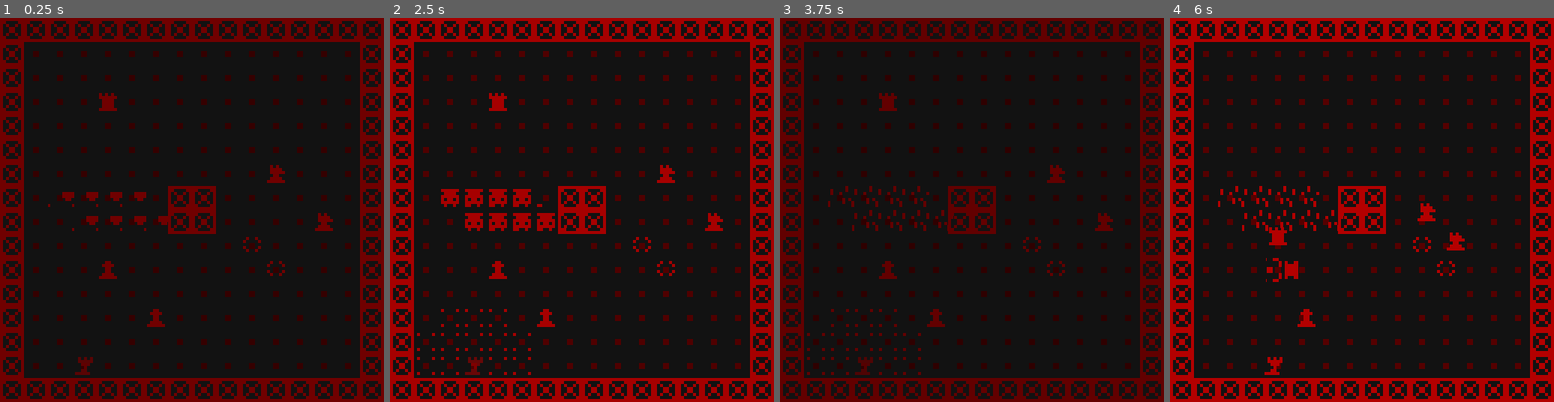
Above: before the commit, frames 1-4 (left to right).
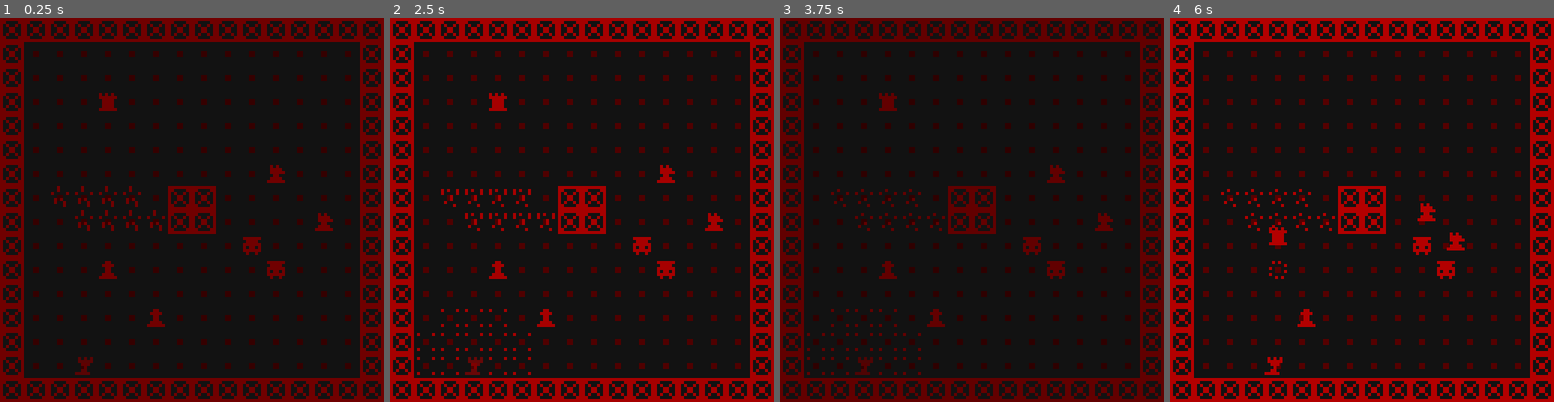
Above: after the commit, the same moments.

Repository: noponn8000/divine-edict
Game: Godot game, scene res://scenes/levels/level1.tscn
Same seed, same stepped clock (60 frames per second), same inputs: the game is played once before the commit and once after it.
Inputs (mouse positions are in pixels of both pictures, inside the frame that each line leads up to):
- Up to frame 1 (0.25 s): no input
- Up to frame 2 (2.5 s): move the mouse to (666, 190) at 0.52 s; hold Right (ui_right) 0.53-1.28 s; hold Shift (possess) 0.53-1.28 s; tap Enter at 1.25 s; move the mouse to (505, 229) at 1.27 s; hold Down (ui_down) 1.28-2.03 s; click (505, 229) at 1.35 s; tap R (restart) at 2 s; move the mouse to (620, 125) at 2.02 s; hold Right (ui_right) from 2.03 s (still down); hold Shift (possess) from 2.03 s (still down)
- Up to frame 3 (3.75 s): move the mouse to (952, 286) at 2.77 s; release Right (ui_right) at 2.78 s; release Shift (possess) at 2.78 s; hold Up (ui_up) 2.78-3.53 s; click (952, 286) at 2.85 s; tap R (restart) at 3.5 s; move the mouse to (1087, 267) at 3.52 s; hold Left (ui_left) from 3.53 s (still down); hold Shift (possess) from 3.53 s (still down)
- Up to frame 4 (6 s): move the mouse to (1246, 152) at 4.27 s; release Shift (possess) at 4.28 s; click (1246, 152) at 4.35 s; tap R (restart) at 5 s; move the mouse to (1381, 210) at 5.02 s; release Left (ui_left) at 5.03 s; hold Down (ui_down) 5.03-5.78 s; hold Shift (possess) 5.03-5.78 s; move the mouse to (1304, 114) at 5.77 s; hold Right (ui_right) from 5.78 s (still down); click (1304, 114) at 5.85 s

The runs differ from the first frame. In frame 1, 1.2% of the frame differs, in the area x 12-75%, y 43-68%; in frame 2, 1.5%, in the area x 13-75%, y 44-68%; in frame 3, 1.0%; in frame 4, 1.2%.

Commit message:
Small changes

Diff:
--- a/scenes/capture_animation.tscn
+++ b/scenes/capture_animation.tscn
@@ -57,7 +57,7 @@
 z_index = -1
 texture = ExtResource("1_t3d6d")
 centered = false
-hframes = 21
+hframes = 28
 frame = 17
 
 [node name="AnimationPlayer" type="AnimationPlayer" parent="."]
--- a/scenes/poison_vase.tscn
+++ b/scenes/poison_vase.tscn
@@ -6,6 +6,6 @@
 [node name="PoisonVase" type="Sprite2D"]
 texture = ExtResource("1_lqhyq")
 centered = false
-hframes = 21
+hframes = 28
 frame = 12
 script = ExtResource("2_5lm6h")
--- a/scripts/environment_entity.gd
+++ b/scripts/environment_entity.gd
@@ -6,6 +6,7 @@
 @export var intercept := true;
 
 func _ready() -> void:
+	hframes = texture.get_width() / 8;
 	pos = position / map.cell_size;
 
 func on_pass(entity: Entity) -> bool:
